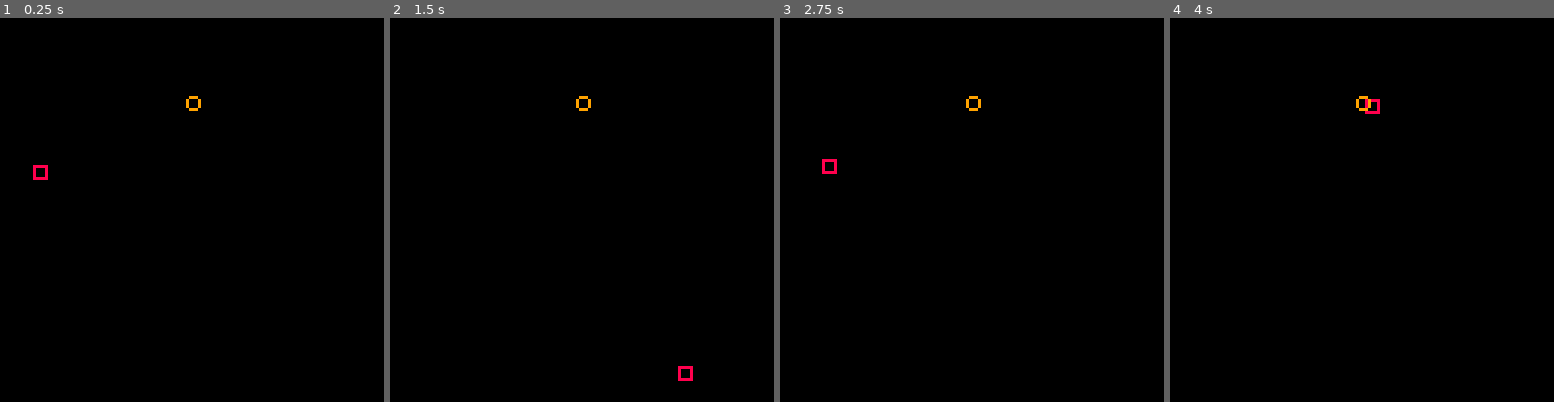
Above: before the commit, frames 1-4 (left to right).
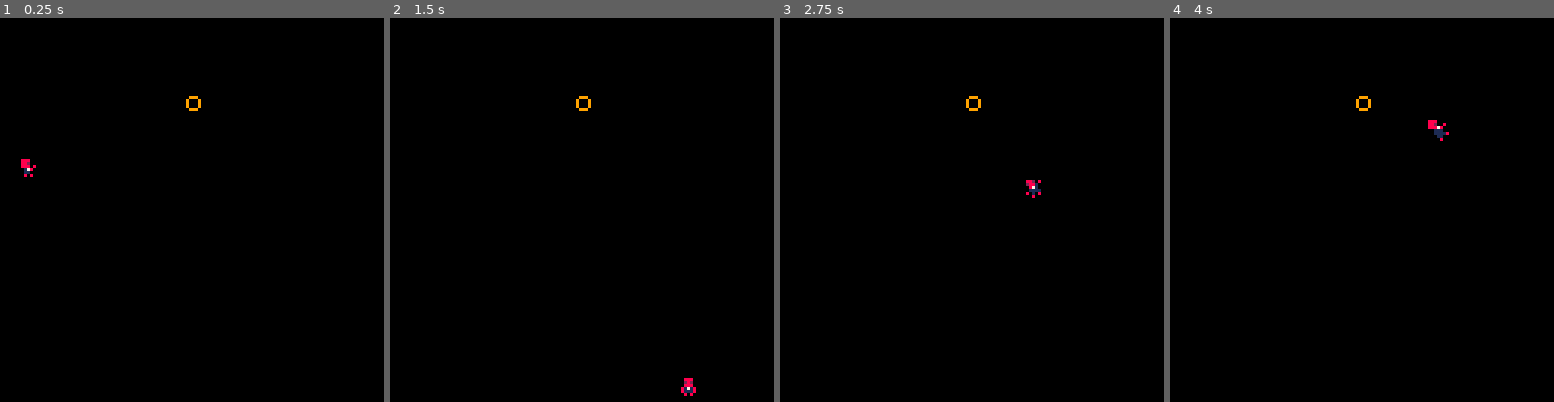
Above: after the commit, the same moments.

Repository: wesen/carts
Game: PICO-8 cartridge rope.p8
The game is run twice, just before and just after one commit, with the same random seed, the same clock (stepped at 60 frames per second) and the same inputs.
Inputs (mouse positions are in pixels of both pictures, inside the frame that each line leads up to):
- Up to frame 1 (0.25 s): no input
- Up to frame 2 (1.5 s): click (670, 121) at 0.67 s; tap O (Z key) at 0.7 s; click (436, 267) at 1.22 s
- Up to frame 3 (2.75 s): tap O (Z key) at 1.7, 2.1, 2.5 s; click (887, 114) at 1.77 s; click (952, 259) at 2.32 s
- Up to frame 4 (4 s): click (1404, 106) at 2.87 s; tap O (Z key) at 2.9, 3.3, 3.7 s; click (1465, 256) at 3.42 s; click (1231, 102) at 3.97 s

The runs differ from the first frame. In frame 1, 0.2% of the frame differs, in the area x 5-13%, y 36-43%; in frame 2, 0.2%; in frame 3, 0.2%; in frame 4, 0.2%, in the area x 50-73%, y 21-33%.

Commit message:
Added goldfsh's rope

Diff:
--- a/rope.p8
+++ b/rope.p8
@@ -15,7 +16,9 @@
  x=10,y=28,
  sx=.2,sy=2,
  mode=mode_free,
- l=0
+ l=0,
+ prevx=10,prevy=28,
+ fs=5 --frame sensitivity
 }
 
 maxfall=5
@@ -32,17 +35,18 @@
  if (obj.mode==mode_swing) _gravity*=1.5
  obj.sy=appr(obj.sy,maxfall,_gravity)
 
- local prevx=obj.x
- local prevy=obj.y
-
- if (obj.x<0) obj.x=127
+ obj.prevx=obj.x
+ obj.prevy=obj.y
+
+ if (obj.x<=0) obj.x=127
  if (obj.x>127) obj.x=0
- if (obj.y<0) obj.y=127
- if obj.y>118 then
+ if (obj.y<=0) obj.y=117  --if (obj.y<=0) obj.y=115 --edited
+ printh("x,y "..tostr(obj.x)..","..tostr(obj.y))
+ if obj.y>=118 then --if obj.y>118 then  --edited
   obj.y=118
-  obj.sy=-obj.sy
+  --obj.sy=-obj.sy --commented out --edited
   obj.sx*=0.95
-  obj.sy*=0.3
+  obj.sy=0 --obj.sy*=0.3 --edited
   if (abs(obj.sy)<0.5) obj.sy=0
   if (abs(obj.sx)<0.5) obj.sx=0
  end
@@ -89,8 +93,8 @@
    v.y=v.y*_maxl/l
    obj.x=tether.x+v.x
    obj.y=tether.y+v.y
-   obj.sx=obj.x-prevx
-   obj.sy=obj.y-prevy
+   obj.sx=obj.x-obj.prevx
+   obj.sy=obj.y-obj.prevy
 
    obj.sx*=1
    obj.sy*=1
@@ -108,13 +112,92 @@
   line(obj.x,obj.y,tether.x,tether.y,7)
  end
 
- rect(obj.x,obj.y,obj.x+4,obj.y+4,8)
+ --rect(obj.x,obj.y,obj.x+4,obj.y+4,8)
+ --rect(obj.x-7,obj.y-7,obj.x+7,obj.y+7,11)
  circ(tether.x,tether.y,2,9)
+
+--new code starts here
+
+if(obj.y>=118) then
+  --printh("stopped on ground")
+  spr(17,obj.x,obj.y,1,1,false, false)
+
+elseif(true) then
+  if (obj.sy < .2 and obj.sx < .2 and obj.y > tether.y) then
+    --printh("player is idle)
+    spr(37,obj.x-5,obj.y-1,1,1,false, false)
+
+  elseif (obj.sy < .4 and obj.prevx > obj.x) then
+    --printh("player was moving left")
+    spr(35,obj.x-3,obj.y-2,1,1,true, false)
+
+  elseif (obj.sy < .4 and obj.prevx < obj.x) then
+    --printh("player was moving right")
+    spr(35,obj.x-4,obj.y-2,1,1,false, false)
+
+  elseif (obj.sx < .4 and obj.prevy < obj.y and obj.x <= tether.x) then
+    --printh("player was moving down tether to right")
+    spr(33,obj.x-5,obj.y-3,1,1,false,false)
+
+  elseif (obj.sx < .4 and obj.prevy < obj.y and obj.x > tether.x) then
+    --printh("player was moving down and tehter to left")
+    spr(33,obj.x-2,obj.y-3,1,1,true, false)
+
+  elseif (obj.sx < .4 and obj.prevy > obj.y and obj.x <= tether.x) then
+    --printh("player was moving up, tether to the right")
+   -- spr(33,obj.x-5,obj.y-4,1,1,false,true)
+   spr(36,obj.x-5,obj.y-2,1,1,true, false)
+  elseif (obj.sx < .4 and obj.prevy > obj.y and obj.x > tether.x) then
+    --printh("player was moving up, tether to the left")
+   -- spr(33,obj.x-2,obj.y-4,1,1,true,true)
+  spr(36,obj.x-2,obj.y-2,1,1,false, false)
+…(4 lines of a section not shown)…
+  elseif (obj.prevx > obj.x and obj.prevy < obj.y) then
+    --printh("player was moving down and left")
+    spr(34,obj.x-1,obj.y-2,1,1,true, false)
+
+  elseif (obj.prevx < obj.x and obj.prevy < obj.y) then
+    --printh("player was moving down and right")
+    spr(34,obj.x-6,obj.y-2,1,1,false, false)
+
+  elseif (obj.prevx > obj.x and obj.prevy > obj.y) then
+   -- printh("player was moving up and left")
+    spr(36,obj.x-5,obj.y-2,1,1,true, false)
+
+  elseif (obj.prevx < obj.x and obj.prevy > obj.y) then
+    --printh("player was moving up and right")
+    spr(36,obj.x-2,obj.y-2,1,1,false, false)
+  end
+end
+
+
+--new code ends here
+
 end
 -->8
 function appr(val,target,amount)
  return (val>target and max(val-amount,target)) or min(val+amount,target)
 end
+…(17 lines of a section not shown)…
 
 
 
Not shown, changed: 17 lines of the sprite sheet (__gfx__) section of rope.p8
